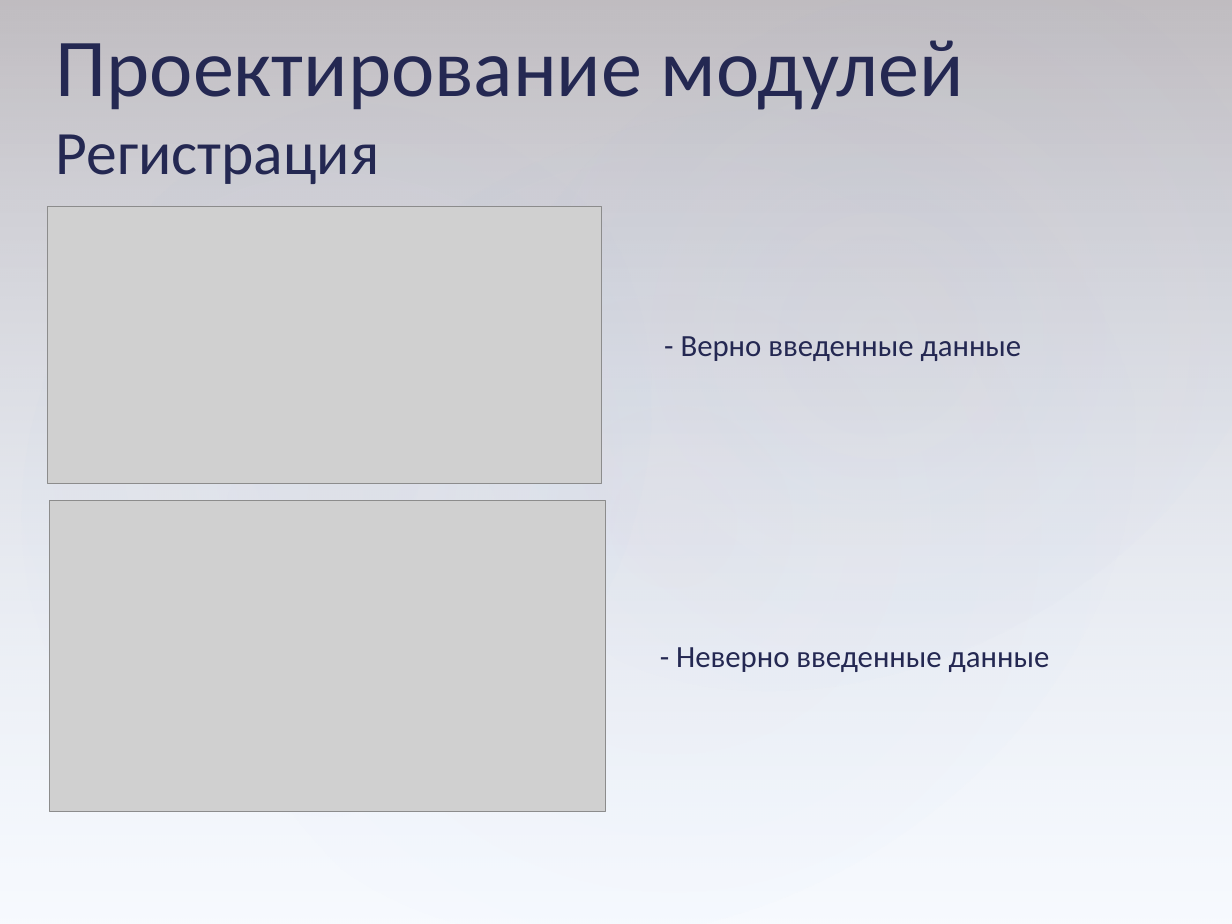
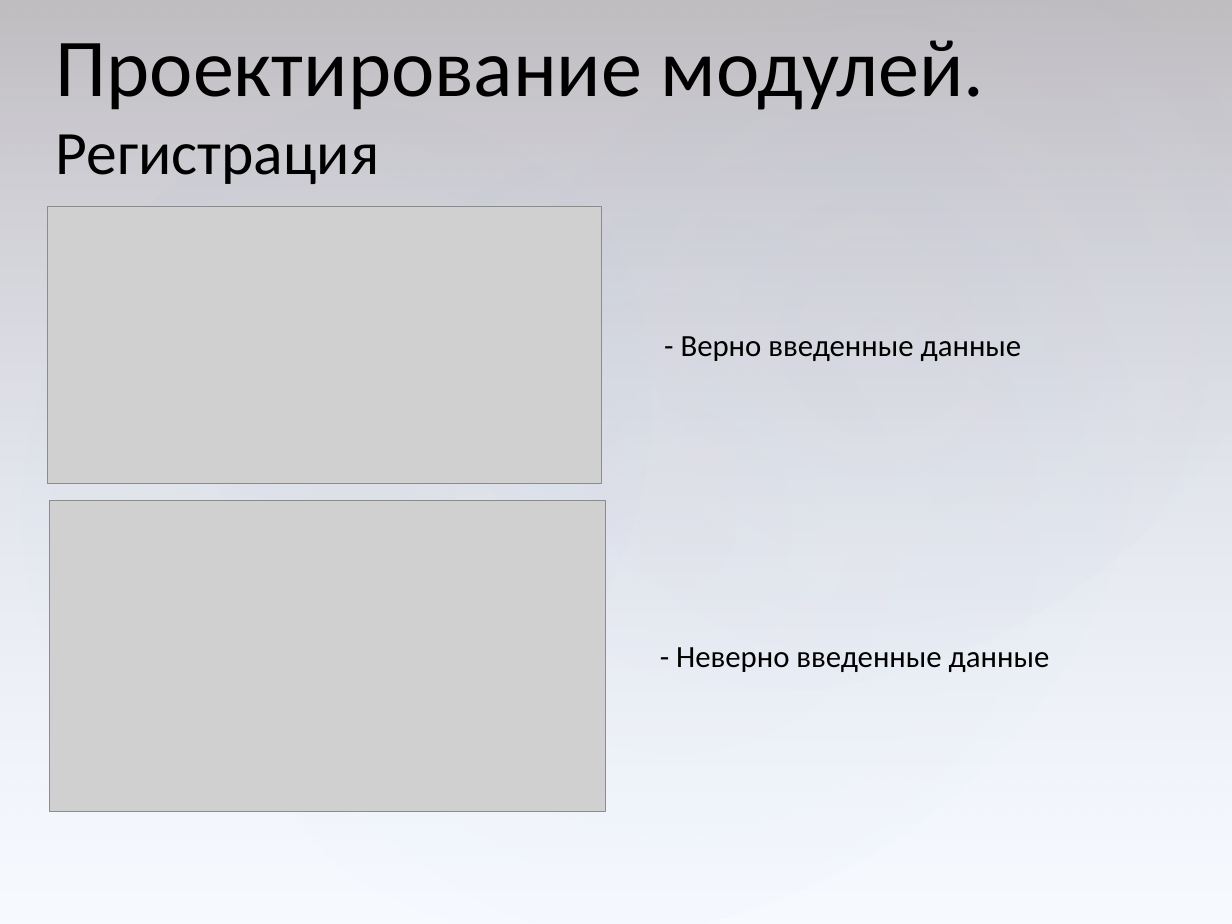
Before and after one commit to serpikovs/in40, a slide deck: slide 23 of !docs/common.pptx (slide 26 before the commit). Drawn at 1232x924 pixels with LibreOffice and Linux fonts; fonts in the diff are those of the drawing; grey boxes stand for pictures. Boxes give left, top, right and bottom in pixels: in the first picture for what was removed or moved away, otherwise in the second. Text is boxed around its words. In the diff, an @@ line names an element or a change of style, - is before the commit and + after.

```diff
--- a/!docs/common.pptx
+++ b/!docs/common.pptx
@@ text at <box>56,40,985,110</box>: text changed; text colour #242852 to #000000 @@
-Проектирование модулей
+Проектирование модулей.
@@ text at <box>56,134,380,184</box>: text colour #242852 to #000000 in "Регистрация" @@
@@ text "- Верно введенные данные" at <box>681,336,1022,361</box>: text colour #242852 to #000000 @@
@@ text "- Неверно введенные данные" at <box>676,647,1050,672</box>: text colour #242852 to #000000 @@
```
Also in this commit, not shown: 27 other slides changed, 7 slides removed.
